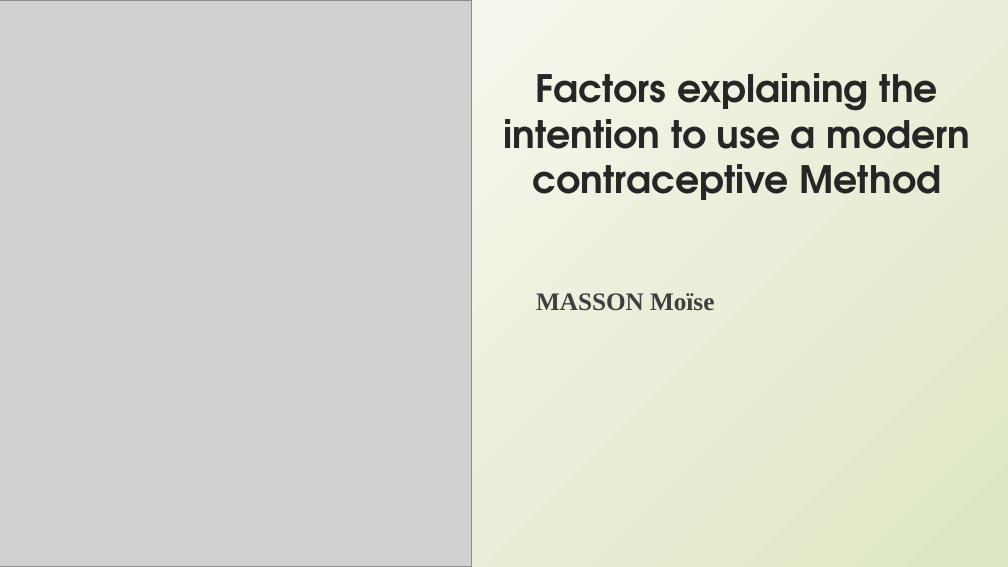
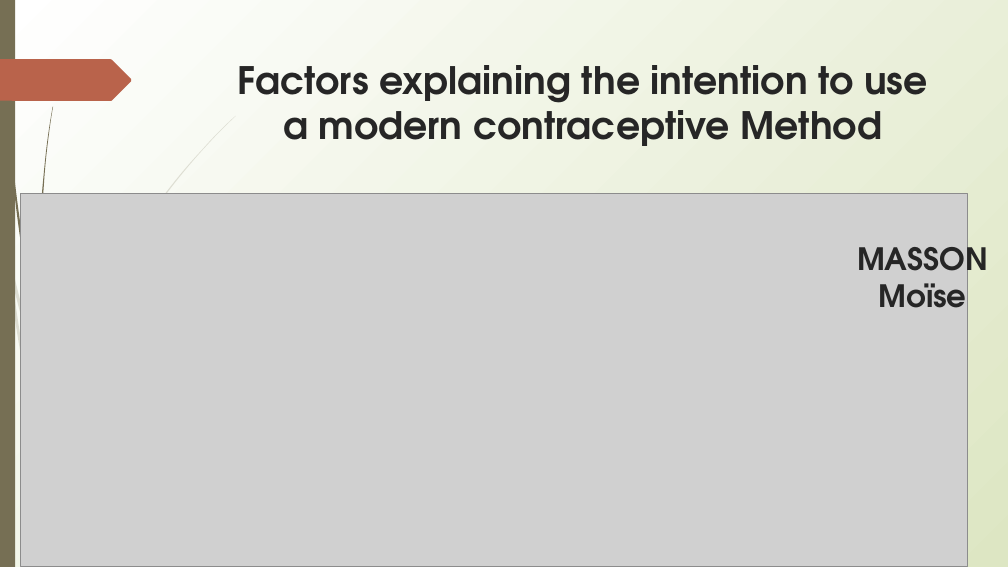
Before and after one commit to MMasson1988/Capstone-s-Project, a slide deck: slide 1 of Contraceptive Projetct.pptx. Drawn at 1008x567 pixels with LibreOffice and Linux fonts; fonts in the diff are those of the drawing; grey boxes stand for pictures. Boxes give left, top, right and bottom in pixels: in the first picture for what was removed or moved away, otherwise in the second. Text is boxed around its words. In the diff, an @@ line names an element or a change of style, - is before the commit and + after.

```diff
--- a/Contraceptive Projetct.pptx
+++ b/Contraceptive Projetct.pptx
@@ title "Factors explaining the intention to ..." rewrapped from (504,73,970,200) to (238,65,927,146) @@
@@ freeform shape added at (38,107,52,357), fill #766F54 @@
@@ freeform shape added at (65,116,236,451), fill #766F54 at 20% opacity @@
@@ picture: place and size @@
-picture at (0,0,472,566)
+picture at (21,194,968,567)
@@ text "MASSON Moïse": place and size @@
-text "MASSON Moïse" at (536,293,714,311)
+text "MASSON Moïse" at (857,237,988,308)
@@ text "MASSON Moïse" at (857,237,988,308): size 18 to 22 pt, font Times New Roman to TeX Gyre Adventor, text colour #3F3F3F to #262626; alignment left to centre; line spacing 0.9 to 1; less space between paragraphs @@
@@ freeform shape added at (8,265,76,540), fill #766F54 at 20% opacity @@
@@ freeform shape added at (11,261,65,453), fill #766F54 at 20% opacity @@
```
Also in this commit, not shown: 24 other slides changed, 4 slides added.
